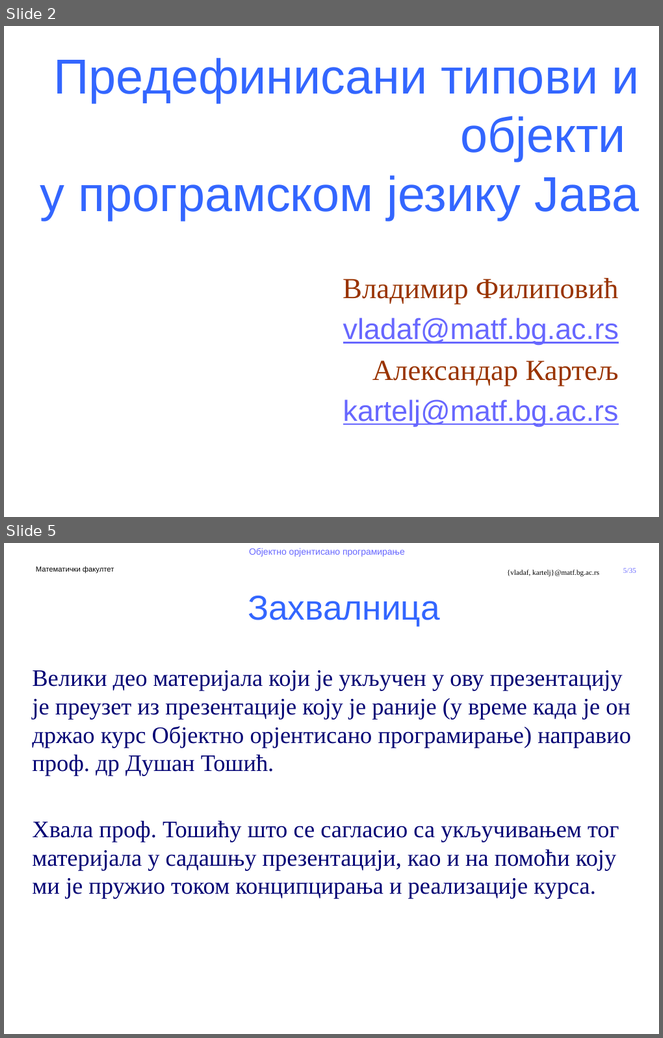
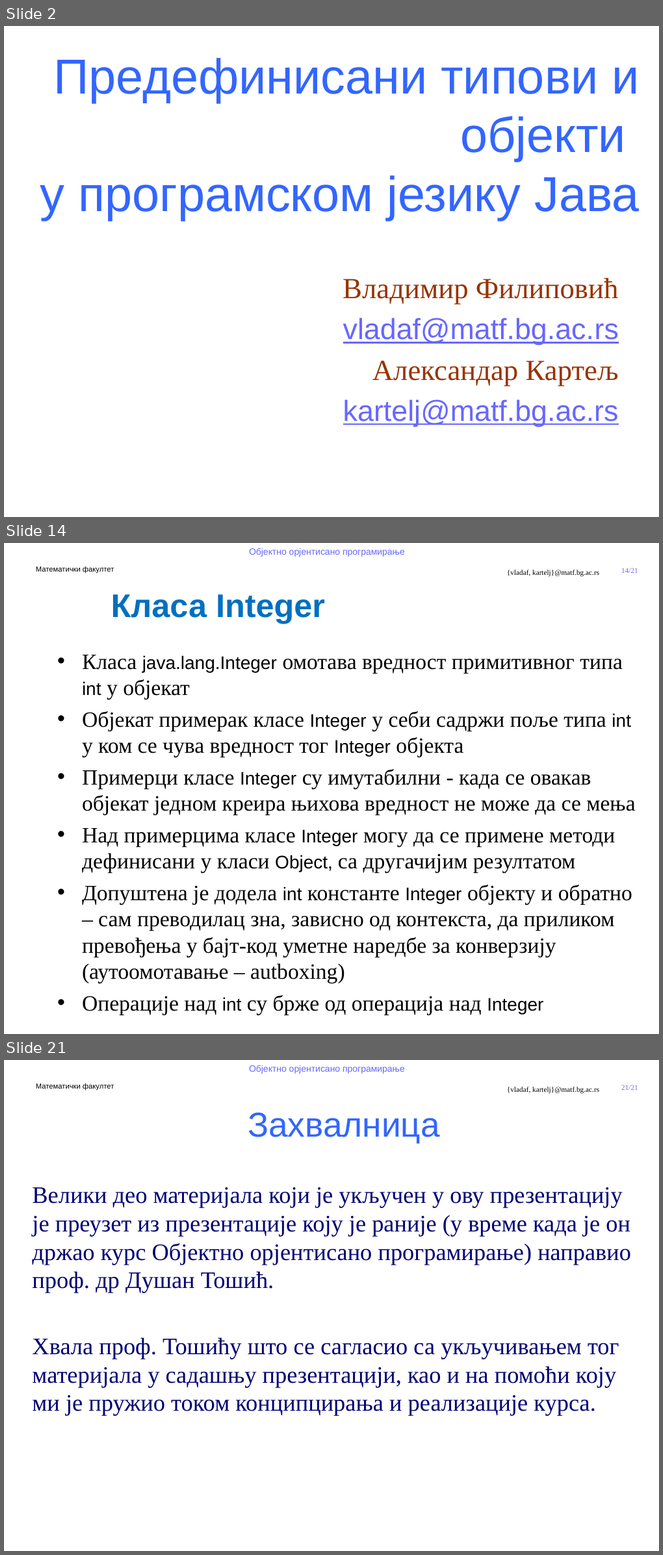
Before and after one commit to MatfOOP/OOP, a slide deck: predavanja/prezentacije/OOP07-1-Predefinisani tipovi u Javi.pptx. Shown one above the other, each under a label of ours: slides 2 and 5 before the commit, slides 2, 14 and 21 after it; the slides between them are not shown. The pictures are 663x1038 and 663x1555 pixels, drawn with LibreOffice and Linux fonts; fonts in the diff are those of the drawing; background and template pictures are left out. Boxes give left, top, right and bottom in pixels: in the first picture for what was removed or moved away, otherwise in the second. Text is boxed around its words. In the diff, an @@ line names an element or a change of style, - is before the commit and + after.

```diff
--- a/predavanja/prezentacije/OOP07-1-Predefinisani tipovi u Javi.pptx
+++ b/predavanja/prezentacije/OOP07-1-Predefinisani tipovi u Javi.pptx
@@ slide 14 added at box(4, 543, 659, 1034), background #FFFFFF; not listed: 5 template elements that a slide beside it also shows @@
@@ text added at box(111, 594, 325, 624), 36 pt, text #0070C0, bold @@
+Класа Integer
@@ text added at box(82, 655, 635, 1015), 24 pt, text #000000 @@
+• Класа java.lang.Integer омотава вредност примитивног типа int у објекат
+• Објекат примерак класе Integer у себи садржи поље типа int у ком се чува вредност тог Integer објекта
+• Примерци класе Integer су имутабилни - када се овакав објекат једном креира њихова вредност не може да се мења
+• Над примерцима класе Integer могу да се примене методи дефинисани у класи Object, са другачијим резултатом
+• Допуштена је додела int константе Integer објекту и обратно – сам преводилац зна, зависно од контекста, да приликом превођења у бајт-код уметне наредбе за конверзију (аутоомотавање – autboxing)
+• Операције над int су брже од операција над Integer
@@ what was slide 5 is now slide 21 @@
@@ page number at box(622, 1085, 638, 1090): text changed @@
-5/35
+21/21
```
Also in this commit, not shown: 1 slide changed, 16 other slides added, 1 slide removed, 5 other files.
